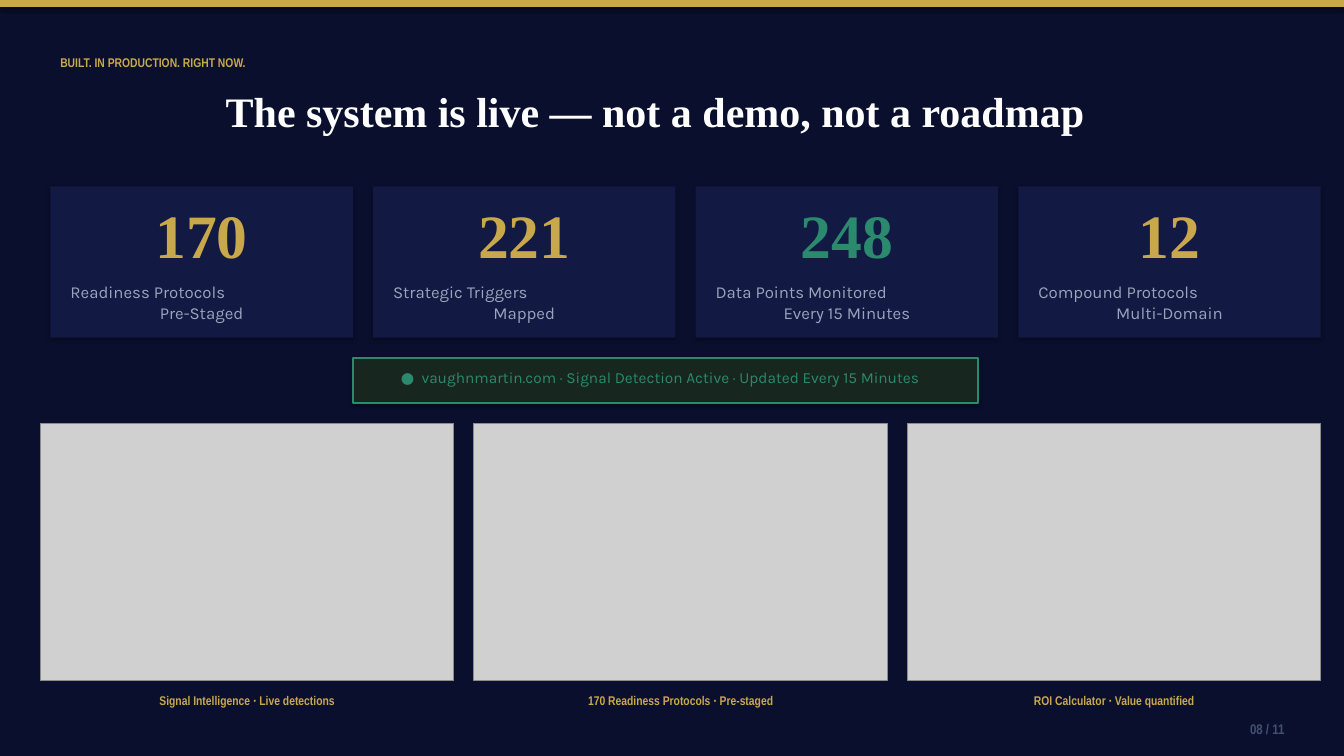
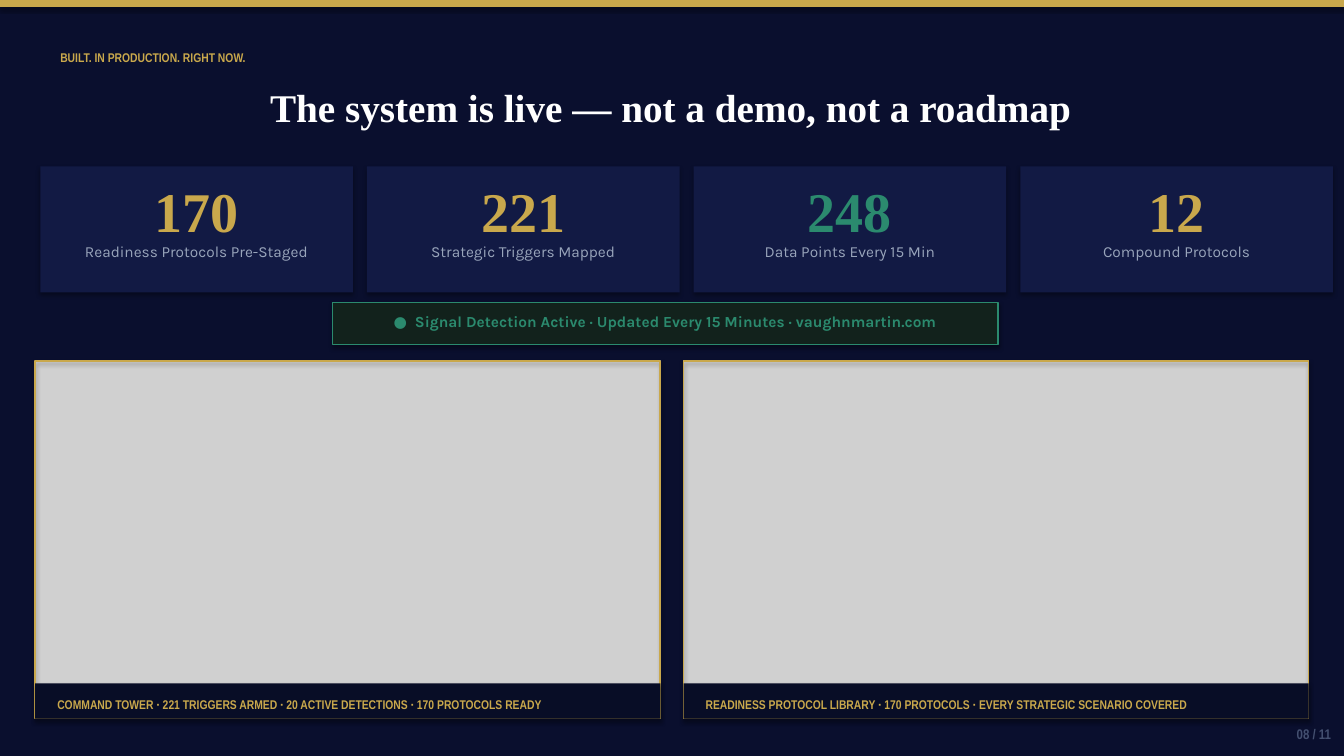
Before and after one commit to mbrunke18/CodePlatform1, a slide deck: slide 8 of attached_assets/VaughnMartin-Investor-Pitch-Deck.pptx. Drawn at 1344x756 pixels with LibreOffice and Linux fonts; fonts in the diff are those of the drawing; grey boxes stand for pictures. Boxes give left, top, right and bottom in pixels: in the first picture for what was removed or moved away, otherwise in the second. Text is boxed around its words. In the diff, an @@ line names an element or a change of style, - is before the commit and + after.

```diff
--- a/attached_assets/VaughnMartin-Investor-Pitch-Deck.pptx
+++ b/attached_assets/VaughnMartin-Investor-Pitch-Deck.pptx
@@ text "BUILT. IN PRODUCTION. RIGHT NOW.": place and size @@
-text "BUILT. IN PRODUCTION. RIGHT NOW." at [60, 58, 246, 67]
+text "BUILT. IN PRODUCTION. RIGHT NOW." at [60, 53, 246, 62]
@@ text "The system is live — ...": place and size @@
-text "The system is live — ..." at [226, 98, 1085, 135]
+text "The system is live — ..." at [270, 94, 1071, 130]
@@ text "The system is live — ..." at [270, 94, 1071, 130]: size 30 to 28 pt @@
@@ rectangle: place and size @@
-rectangle at [50, 187, 353, 338]
+rectangle at [40, 166, 353, 292]
@@ text "170": place and size @@
-text "170" at [155, 217, 247, 259]
+text "170" at [155, 195, 239, 233]
@@ rectangle: place and size @@
-rectangle at [373, 187, 676, 338]
+rectangle at [367, 166, 680, 292]
@@ text "221": place and size @@
-text "221" at [478, 217, 570, 258]
+text "221" at [481, 195, 565, 232]
@@ rectangle: place and size @@
-rectangle at [696, 187, 998, 338]
+rectangle at [694, 166, 1006, 292]
@@ text "248": place and size @@
-text "248" at [801, 217, 893, 259]
+text "248" at [808, 195, 892, 233]
@@ rectangle: place and size @@
-rectangle at [1018, 187, 1321, 338]
+rectangle at [1020, 166, 1333, 292]
@@ size 44 to 40 pt in 4 elements at [481, 195, 565, 232], [808, 195, 892, 233], [155, 195, 239, 233], [1149, 195, 1205, 232] @@
@@ text "12": place and size @@
-text "12" at [1139, 217, 1201, 258]
+text "12" at [1149, 195, 1205, 232]
@@ text "Readiness Protocols Pre-Staged" at [85, 246, 308, 261]: size 12 to 11 pt @@
@@ text "Readiness Protocols Pre-Staged": place and size @@
-text "Readiness Protocols Pre-Staged" at [70, 286, 244, 323]
+text "Readiness Protocols Pre-Staged" at [85, 246, 308, 261]
@@ text "Strategic Triggers Mapped": place and size @@
-text "Strategic Triggers Mapped" at [393, 286, 555, 323]
+text "Strategic Triggers Mapped" at [431, 246, 615, 261]
@@ text "Strategic Triggers Mapped" at [431, 246, 615, 261]: size 12 to 11 pt @@
@@ text at [765, 246, 935, 261]: text changed; size 12 to 11 pt @@
-Data Points Monitored
-Every 15 Minutes
+Data Points Every 15 Min
@@ text at [1103, 246, 1250, 261]: text changed; size 12 to 11 pt @@
-Compound Protocols
-Multi-Domain
+Compound Protocols
@@ rectangle: place and size @@
-rectangle at [353, 358, 978, 403]
+rectangle at [333, 302, 998, 345]
@@ rectangle at [333, 302, 998, 345]: fill #182620 to #12221C @@
@@ text at [415, 316, 936, 331]: text changed; bold on @@
-● vaughnmartin.com · Signal Detection Active · Updated Every 15 Minutes
+● Signal Detection Active · Updated Every 15 Minutes · vaughnmartin.com
@@ picture: place and size @@
-picture at [40, 423, 454, 681]
+picture at [35, 361, 660, 719]
@@ rectangle added at [35, 361, 660, 719], outline #C9A84C 1.2 pt @@
@@ picture: place and size @@
-picture at [907, 423, 1321, 681]
+picture at [684, 361, 1309, 719]
@@ rectangle added at [684, 361, 1309, 719], outline #C9A84C 1.2 pt @@
@@ picture removed at [474, 423, 887, 681] @@
@@ rectangle added at [35, 684, 660, 719], fill #080D26 @@
@@ rectangle added at [684, 684, 1309, 719], fill #080D26 @@
@@ text at [57, 700, 541, 709]: text changed @@
-170 Readiness Protocols · Pre-staged
+COMMAND TOWER · 221 TRIGGERS ARMED · 20 ACTIVE DETECTIONS · 170 PROTOCOLS READY
@@ text removed at [159, 696, 335, 707] @@
-Signal Intelligence · Live detections
@@ text added at [706, 700, 1187, 709], 9 pt, text #C9A84C, bold @@
+READINESS PROTOCOL LIBRARY · 170 PROTOCOLS · EVERY STRATEGIC SCENARIO COVERED
@@ text removed at [1034, 696, 1194, 707] @@
-ROI Calculator · Value quantified
@@ text "08 / 11" at [1297, 729, 1331, 739]: alignment left to right @@
```
Also in this commit, not shown: 9 other slides changed, 1 slide added, 1 slide removed, 12 other files.
